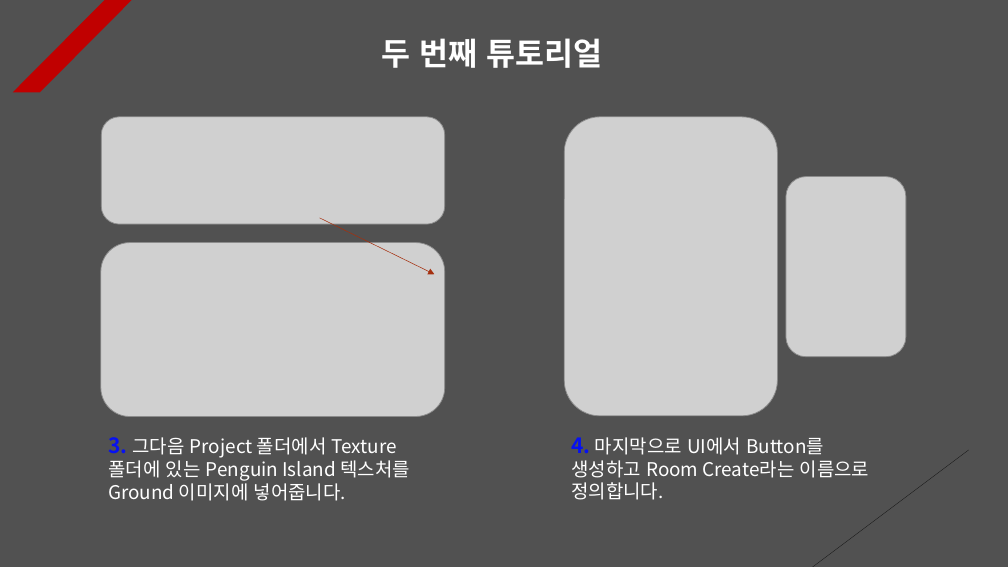
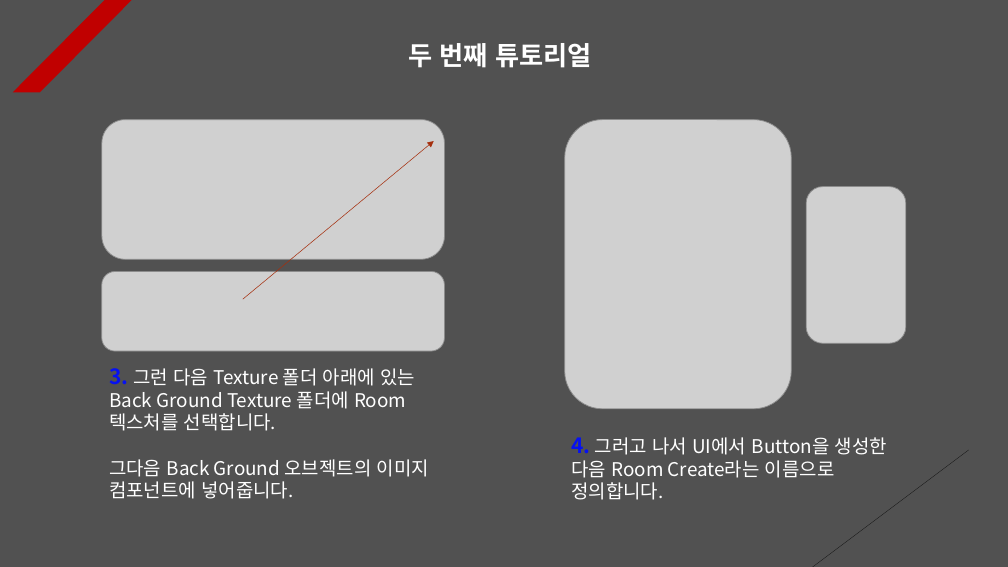
Before and after one commit to Unity2033/3D-UnityEngine, a slide deck: slide 2 of Assets/Class/Photon Server/PPT Data/Photon Room.pptx. Drawn at 1008x567 pixels with LibreOffice and Linux fonts; fonts in the diff are those of the drawing; grey boxes stand for pictures. Boxes give left, top, right and bottom in pixels: in the first picture for what was removed or moved away, otherwise in the second. Text is boxed around its words. In the diff, an @@ line names an element or a change of style, - is before the commit and + after.

Commit message:
Photon Server PPT Data Update
- Create room object using resource
  load

```diff
--- a/Assets/Class/Photon Server/PPT Data/Photon Room.pptx
+++ b/Assets/Class/Photon Server/PPT Data/Photon Room.pptx
@@ text "두 번째 튜토리얼" at (408, 43, 591, 68): size 30 to 25 pt; alignment left to centre @@
@@ picture: place and size @@
-picture at (101, 117, 445, 225)
+picture at (102, 119, 445, 259)
@@ picture: place and size @@
-picture at (564, 117, 777, 416)
+picture at (565, 119, 792, 409)
@@ arrow moved from (320, 218) - (435, 274) to (243, 299) - (434, 141) @@
@@ picture: place and size @@
-picture at (786, 177, 907, 357)
+picture at (806, 187, 906, 343)
@@ picture removed at (101, 243, 445, 417) @@
@@ picture added at (102, 271, 445, 351) @@
@@ text at (109, 368, 429, 499): text changed @@
-3. 그다음 Project 폴더에서 Texture 폴더에 있는 Penguin Island 텍스처를 Ground 이미지에 넣어줍니다.
+3. 그런 다음 Texture 폴더 아래에 있는 Back Ground Texture 폴더에 Room 텍스처를 선택합니다.
+그다음 Back Ground 오브젝트의 이미지 컴포넌트에 넣어줍니다.
@@ text at (571, 437, 887, 500): text changed @@
-4. 마지막으로 UI에서 Button를 생성하고 Room Create라는 이름으로 정의합니다.
+4. 그러고 나서 UI에서 Button을 생성한 다음 Room Create라는 이름으로 정의합니다.
```
Also in this commit, not shown: 7 other slides changed, 5 slides added, 3 slides removed, 8 other files.
